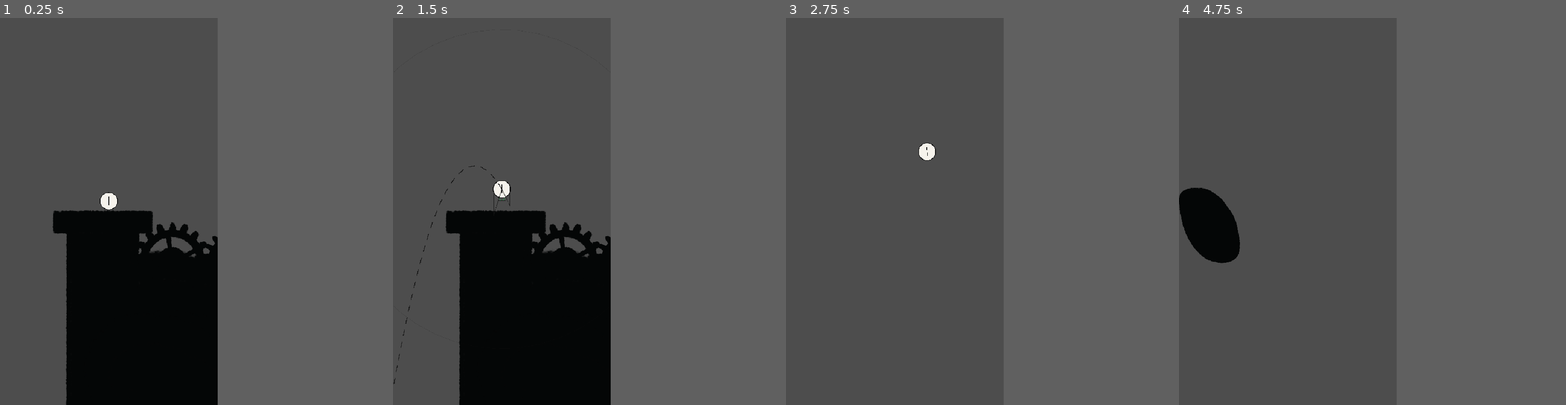
Above: before the commit, frames 1-4 (left to right).
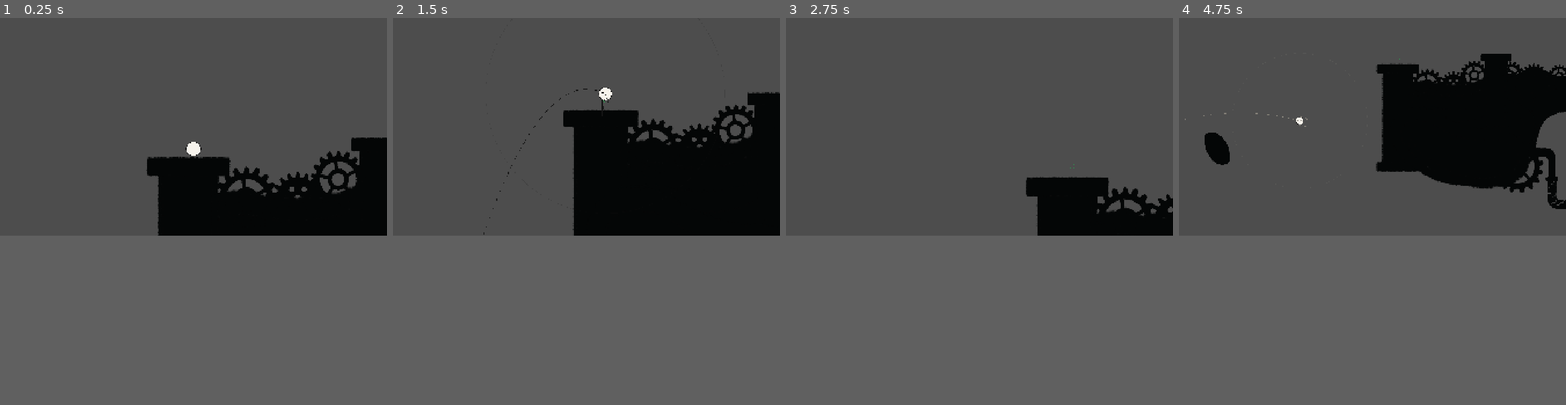
Above: after the commit, the same moments.

Repository: daveeexperiments/Project-Juice
Game: Godot game, scene res://levels/beat_01.tscn
Same seed, same stepped clock (60 frames per second), same inputs: the game is played once before the commit and once after it.
Inputs (mouse positions are in pixels of both pictures, inside the frame that each line leads up to):
- Up to frame 1 (0.25 s): no input
- Up to frame 2 (1.5 s): move the mouse to (547, 192) at 0.52 s; hold Shift (aim_snap) 0.53-1.25 s; click (547, 192) at 0.67 s; drag from (458, 230) to (489, 288) at 1.27 s
- Up to frame 3 (2.75 s): move the mouse to (917, 126) at 2.02 s; hold Shift (aim_snap) from 2.03 s (still down); click (917, 126) at 2.17 s
- Up to frame 4 (4.75 s): release Shift (aim_snap) at 2.75 s; drag from (1275, 288) to (1221, 153) at 2.77 s; move the mouse to (1353, 269) at 3.52 s; hold Shift (aim_snap) 3.53-4.25 s; click (1353, 269) at 3.67 s; drag from (1221, 153) to (1256, 114) at 4.27 s
In our replay, the window is 450x800 before the commit and 800x450 after it. These sizes can differ from the game's own. Grey fills any space a smaller window leaves; there, only what the larger window draws over its background counts as a difference.

The runs differ from the first frame. In frame 1, 21% of the frame differs, in the area x 0-100%, y 30-100%; in frame 2, 25%, in the area x 0-100%, y 0-100%; in frame 3, 4.6%; in frame 4, 16%.

Commit message:
A camera that frames the shot, and no more stranded balls
THE CAMERA was portrait because the project was: 540x960, inherited from the
Phaser shaft prototype, where the whole game was a vertical climb. The new
level is 4200 wide. Now 1920x1080.

And while aiming it pulls back to hold the WHOLE ghost line. That is not a
flourish: the line is the mechanic, and a line running off the edge of the
screen is a line the player cannot read. A full-power launch covers several
screens at the resting zoom, so the view has to grow with the shot.

It frames the preview's own bounds, which is the honest box -- the line is
where the shot actually goes, so containing it shows the real consequence of
the drag rather than a guess at it. It also slides from the ball towards the
middle of the shot, because keeping the ball centred while zoomed out spends
half the view on where the shot is coming FROM. It never zooms IN past the
resting view, so a short drag does not shove the camera into the ball's face.

The camera finds the preview by looking for the sibling every level already
has, rather than requiring a path. Existing level scenes get this without being
edited -- beat_01 included, which is not mine to touch.

LAUNCHABILITY had one of the two halves already. Fans: `fan_support` asks
whether the stream would push a STATIONARY ball at that point, which is true
anywhere in its reach, so the taper and the edges were always included, not
just the core. Verified rather than rebuilt.

The missing half is a ball that has stopped dead a little clear of a surface --
wedged in a dip whose normal is too steep to count, settled on a curve where
the probe passes beside the contact, held just off a ledge. None of that is
airborne in any sense a player would recognise, but the support probe reaches
only a few pixels and reports nothing, and in a game with no walking a shot
that will not fire there ends the run.

So: near-stationary AND something flat within reach below. Both halves matter,
and the second is what makes it safe. Velocity passes through zero at the apex
of every vertical shot, so a speed test alone would hand out a free second
launch in mid-air, for ever. There is a check for exactly that.

The speed test reuses world.restMaxSpeed, which is already this project's
definition of "slow enough to count as resting", rather than inventing a second
number that would drift away from it. One new key, grounded.hoverReach, for how
far down to look.

98 checks, up from 95.

Co-Authored-By: Claude Opus 5 <noreply@anthropic.com>
Claude-Session: https://claude.ai/code/session_017fXLhY6geffnjy9XV4iuXN

Diff:
--- a/ball/ball.gd
+++ b/ball/ball.gd
@@ -105,10 +105,18 @@
 			return true
 		if state.ground_material != SurfaceKind.NONE:
 			return BallSim.is_horizontal_surface(state.ground_ny)
+		if _world == null:
+			return false
 		# An upward stream counts as something to stand on, when `grounded.launchFromFan` says so.
 		# Without it a squishy ball hovering in a fan would have no shot available and no way down
-		# but to drift out -- held up by the level and stuck in it at the same time.
-		return _world != null and BallSim.fan_support(state, form, _world)
+		# but to drift out -- held up by the level and stuck in it at the same time. Anywhere the
+		# stream would push a stationary ball counts, so its taper and its edges are included, not
+		# just the core.
+		if BallSim.fan_support(state, form, _world):
+			return true
+		# ...and so does having stopped dead just above something flat. Same reasoning as the fan:
+		# the player is somewhere the level put them, and no shot from there is a dead end.
+		return BallSim.hovering_support(state, form, _world)
 
 
 ## True while Grounded mode would let a shot go: on launchable ground, or inside the coyote
--- a/camera/follow_camera.gd
+++ b/camera/follow_camera.gd
@@ -8,16 +8,30 @@
 ## view never shows the outside of the map.
 
 @export var target_path: NodePath
+## The ghost line to frame while aiming. Optional: with none, the camera just follows.
+@export var preview_path: NodePath
 
 var _target: Ball = null
+var _preview: TrajectoryPreview = null
 var _bounds: Rect2 = Rect2()
 var _look: Vector2 = Vector2.ZERO
+## Eased zoom, so pulling back to show a shot is a move rather than a jump.
+var _zoom: float = 1.0
 
 
 func _ready() -> void:
 	_target = get_node_or_null(target_path) as Ball
+	_preview = get_node_or_null(preview_path) as TrajectoryPreview
+	if _preview == null:
+		# Fall back to the sibling every level already has. Looking it up rather than requiring the
+		# path means existing level scenes get the aim framing without being edited, and a level
+		# that genuinely has no preview still works -- the framing is simply skipped.
+		var parent: Node = get_parent()
+		if parent != null:
+			_preview = parent.get_node_or_null(^"TrajectoryPreview") as TrajectoryPreview
 	# Godot's own smoothing is off: the Phaser follow is ported here so the feel matches.
 	position_smoothing_enabled = false
+	_zoom = zoom.x
 
 
 func setup(level_bounds: Rect2, target: Ball) -> void:
@@ -39,15 +53,57 @@
 	)
 	_look += (wanted - _look) * k
 
+	# Pull back far enough to hold the whole shot, then settle back in once it is away.
+	var framing: Rect2 = _aim_framing()
+	_apply_zoom(_zoom_for(framing), delta, t)
+
 	var view: Vector2 = _view_size()
 	var desired: Vector2 = Vector2(_target.state.x, _target.state.y - t.camera_climb_offset * view.y) + _look
+
+	if framing.size != Vector2.ZERO:
+		# Centre between the ball and the far end of the line rather than on the ball. Keeping the
+		# ball centred while zoomed out wastes half the view on where the shot is coming FROM.
+		var middle: Vector2 = framing.get_center()
+		desired = desired.lerp(middle, clampf(t.camera_aim_recentre, 0.0, 1.0))
+
 	global_position = global_position.lerp(_clamp_to_bounds(desired, view), k)
+
+
+## The box to keep on screen while aiming: the ghost line plus the ball. Empty when not aiming.
+func _aim_framing() -> Rect2:
+	if _preview == null:
+		return Rect2()
+	var line: Rect2 = _preview.line_bounds()
+	if line.size == Vector2.ZERO:
+		return Rect2()
+	return line.expand(Vector2(_target.state.x, _target.state.y))
+
+
+## How far out to pull so `framing` fits, as a zoom factor. 1 is the default view.
+func _zoom_for(framing: Rect2) -> float:
+	var t: TuningData = TuningData.get_active()
+	if framing.size == Vector2.ZERO:
+		return 1.0
+	var screen: Vector2 = get_viewport_rect().size
+	var wanted: Vector2 = framing.size + Vector2.ONE * (t.camera_aim_margin * 2.0)
+	# Zoom BELOW 1 shows more. Take whichever axis needs the most room, and never zoom IN past the
+	# resting view -- a short drag should not shove the camera into the ball's face.
+	var fit: float = minf(screen.x / maxf(1.0, wanted.x), screen.y / maxf(1.0, wanted.y))
+	return clampf(fit, maxf(0.05, t.camera_aim_zoom_min), 1.0)
+
+
+func _apply_zoom(wanted: float, delta: float, t: TuningData) -> void:
+	var k: float = _frame_lerp(t.camera_zoom_lerp, delta)
+	_zoom += (wanted - _zoom) * k
+	zoom = Vector2(_zoom, _zoom)
 
 
 func snap_to_target() -> void:
 	if _target == null:
 		return
 	_look = Vector2.ZERO
+	_zoom = 1.0
+	zoom = Vector2.ONE
 	var view: Vector2 = _view_size()
 	var t: TuningData = TuningData.get_active()
 	var desired: Vector2 = Vector2(_target.state.x, _target.state.y - t.camera_climb_offset * view.y)
--- a/core/ball_sim.gd
+++ b/core/ball_sim.gd
@@ -281,6 +281,33 @@
 	return false
 
 
+## Is the ball sitting still, just above something it could stand on?
+##
+## The support probe reaches `world.edgeSupportMargin` -- a few pixels -- because that is the right
+## reach for deciding what the ball is *resting on*. It is the wrong reach for deciding whether a
+## player is stranded. A ball can come to a dead stop a little clear of a surface: wedged in a dip
+## whose normal is too steep to count, settled on a curve where the probe passes beside the
+## contact, or held just off a ledge. None of those is airborne in any sense the player would
+## recognise, and in a game with no walking a shot that will not fire there is the end of the run.
+##
+## So: near-stationary AND something flat within reach below. Both halves matter. Speed alone would
+## hand a free shot to the apex of every vertical launch, where velocity passes through zero;
+## requiring a surface within a ball's reach below means the only place it triggers is one the
+## player would call standing.
+##
+## The speed test reuses `world.restMaxSpeed`, which is already this project's definition of "slow
+## enough to count as resting", rather than inventing a second number that would drift from it.
+static func hovering_support(state: BallState, form: BallForm, world: StepWorld) -> bool:
+	var t: TuningData = TuningData.get_active()
+	var reach: float = maxf(0.0, t.grounded_hover_reach)
+	if reach <= 0.0:
+		return false
+	if state.vx * state.vx + state.vy * state.vy > t.world_rest_max_speed * t.world_rest_max_speed:
+		return false
+	var found: Array = ground_under(state, form, world, reach)
+	return not found.is_empty() and is_horizontal_surface(found[1] as float)
+
+
 # ---------------------------------------------------------------- levers
 
 ## Tip every plank by one step. Called once per `step_ball`, never per substep.
@@ -750,8 +777,8 @@
 
 
 ## What is under the ball, and how flat it is. Returns [material, ny].
-static func ground_under(state: BallState, form: BallForm, world: StepWorld) -> Array:
-	var probe_y: float = state.y + TuningData.get_active().world_edge_support_margin + 1.0
+static func ground_under(state: BallState, form: BallForm, world: StepWorld, extra_reach: float = 0.0) -> Array:
+	var probe_y: float = state.y + TuningData.get_active().world_edge_support_margin + 1.0 + maxf(0.0, extra_reach)
 	for shape: ShapeBody in world.shapes:
 		if not world.is_shape_solid(shape) or not GlassRules.is_solid_for(shape, form):
 			continue
--- a/prediction/trajectory_preview.gd
+++ b/prediction/trajectory_preview.gd
@@ -94,6 +94,20 @@
 	return _points
 
 
+## The box the drawn line occupies, or an empty Rect2 when there is no line.
+##
+## The camera frames this while aiming, which is the whole point of the preview being honest: the
+## box is where the shot is actually going, so pulling back to contain it shows the player the real
+## consequence of the drag rather than a guess at it.
+func line_bounds() -> Rect2:
+	if not _visible_line or _points.size() < 2:
+		return Rect2()
+	var box: Rect2 = Rect2(_points[0], Vector2.ZERO)
+	for p: Vector2 in _points:
+		box = box.expand(p)
+	return box
+
+
 func show_line(colour: Color) -> void:
 	_colour = colour
 	_visible_line = true
--- a/project.godot
+++ b/project.godot
@@ -27,8 +27,8 @@
 
 [display]
 
-window/size/viewport_width=540
-window/size/viewport_height=960
+window/size/viewport_width=1920
+window/size/viewport_height=1080
 window/stretch/mode="canvas_items"
 
 [input]
--- a/tests/run_tests.gd
+++ b/tests/run_tests.gd
@@ -60,6 +60,7 @@
 	_test_disc_hazard()
 	_test_pipes()
 	_test_piece_roles()
+	_test_not_stranded()
 	_test_spike_sweep_at_speed()
 	_test_respawn_uses_latest_flag()
 
@@ -261,6 +262,48 @@
 
 	var clear: bool = not strip.touches(500.0, 500.0 - 10.0 - r * 3.0, r)
 	_check("spikes do not bite from well clear", clear, "3 radii in front is safe")
+
+
+## Nowhere the level can put you is a dead end: the anti-stranding rules.
+func _test_not_stranded() -> void:
+	var t: TuningData = TuningData.get_active()
+	var form: BallForm = BallForm.make(BallForm.SQUISHY)
+	var world: StepWorld = _plain_room()
+
+	# A floor to hover over. _plain_room's own floor serves; find where its top is by dropping.
+	var resting: BallState = BallState.new()
+	resting.x = 500.0
+	resting.y = 200.0
+	for _i: int in 600:
+		BallSim.step_ball(resting, form, world, t.fixed_delta(), null)
+	var floor_y: float = resting.y
+
+	# Stopped dead a little clear of the floor -- further than the support probe reaches, closer
+	# than the hover reach. The ordinary probe sees nothing here.
+	var hovering: BallState = BallState.new()
+	hovering.x = 500.0
+	hovering.y = floor_y - t.grounded_hover_reach * 0.6
+	_check("a ball stopped just above a floor can still launch",
+		BallSim.hovering_support(hovering, form, world),
+		"%.0f px clear, reach %.0f" % [floor_y - hovering.y, t.grounded_hover_reach])
+
+	# Moving at speed over the same spot is NOT standing on it.
+	var passing: BallState = BallState.new()
+	passing.x = hovering.x
+	passing.y = hovering.y
+	passing.vx = t.world_rest_max_speed * 4.0
+	_check("but not while it is still travelling",
+		not BallSim.hovering_support(passing, form, world),
+		"%.0f px/s is above restMaxSpeed %.0f" % [passing.vx, t.world_rest_max_speed])
+
+	# The exploit this has to avoid: velocity passes through zero at the apex of every vertical
+	# shot. Without the surface test that would be a free second launch, in mid-air, for ever.
+	var apex: BallState = BallState.new()
+	apex.x = 500.0
+	apex.y = floor_y - t.grounded_hover_reach * 20.0
+	_check("the apex of a vertical shot is not a floor",
+		not BallSim.hovering_support(apex, form, world),
+		"stationary but %.0f px up" % (floor_y - apex.y))
 
 
 ## A piece's role decides what the importer builds for it.
--- a/tuning/tuning_data.gd
+++ b/tuning/tuning_data.gd
@@ -100,6 +100,16 @@
 @export var grounded_launch_from_fan: bool = true
 ## How far off straight up a fan may blow and still be launchable (degrees).
 @export_range(0.0, 89.0, 1.0) var grounded_fan_launch_angle: float = 45.0
+## How far below a stationary ball to look for something it could stand on (px). 0 turns it off.
+##
+## The anti-stranding rule. A ball that has stopped dead a little clear of a surface -- wedged in a
+## dip, settled on a curve, held just off a ledge -- is not airborne in any sense the player would
+## recognise, but the ordinary support probe reaches only a few pixels and reports nothing. In a
+## game with no walking, a shot that will not fire there ends the run.
+##
+## It only applies while the ball is already at rest, which is what stops it handing a free shot to
+## the apex of every vertical launch.
+@export_range(0.0, 400.0, 1.0) var grounded_hover_reach: float = 40.0
 
 # ---------------------------------------------------------------- the launch limiter
 
@@ -199,6 +209,22 @@
 ## Look-ahead in the direction of travel, as a multiple of speed.
 @export_range(0.0, 1.0, 0.01) var camera_look_ahead: float = 0.3
 @export_range(0.0, 1800.0, 10.0) var camera_look_ahead_max: float = 840.0
+
+@export_subgroup("Aim framing")
+## How far the camera may pull back while aiming. Lower shows more; 1 is no pull-back at all.
+##
+## The ghost line is the mechanic, and a line running off the edge of the screen is a line the
+## player cannot read. So while aiming the camera frames the WHOLE of it -- which means the view
+## has to grow with the shot, because a full-power launch covers several screens at the resting
+## zoom.
+@export_range(0.1, 1.0, 0.01) var camera_aim_zoom_min: float = 0.35
+## Clear space to leave around the framed shot (px), so the line never touches the edge.
+@export_range(0.0, 1000.0, 10.0) var camera_aim_margin: float = 220.0
+## How far to slide from the ball towards the middle of the shot while aiming. 0 keeps the ball
+## centred, which wastes half the view on where the shot is coming FROM.
+@export_range(0.0, 1.0, 0.05) var camera_aim_recentre: float = 0.6
+## How quickly the view opens and closes. Slower than the follow, so it reads as a move.
+@export_range(0.01, 1.0, 0.01) var camera_zoom_lerp: float = 0.08
 
 # ---------------------------------------------------------------- glass
 
